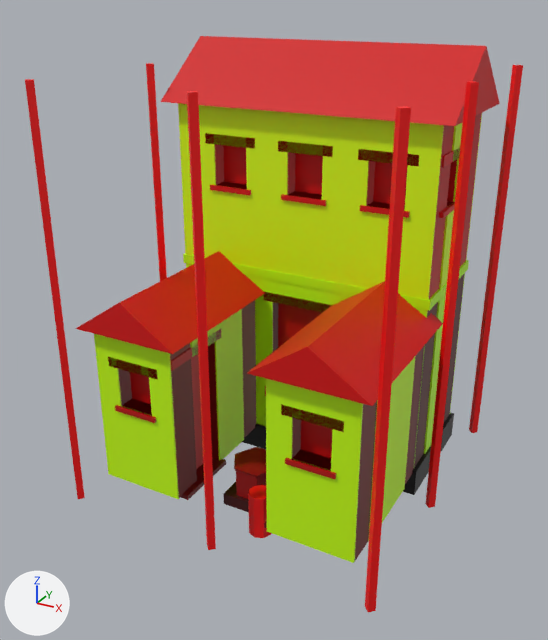
What one commit did to the glTF model game/models/common_housing_6_lod1.glb.
Camera for both pictures: a 50 mm camera at (2.97, -4.82, 2.92) aimed at (0.96, -1.15, 1.09). The lights are fixed; the arrows at lower left show +X, +Y and +Z. The first picture is the older version. Vertices at exactly the same position are counted once.

In view in the first picture: 'common_housing_6_lod1'.
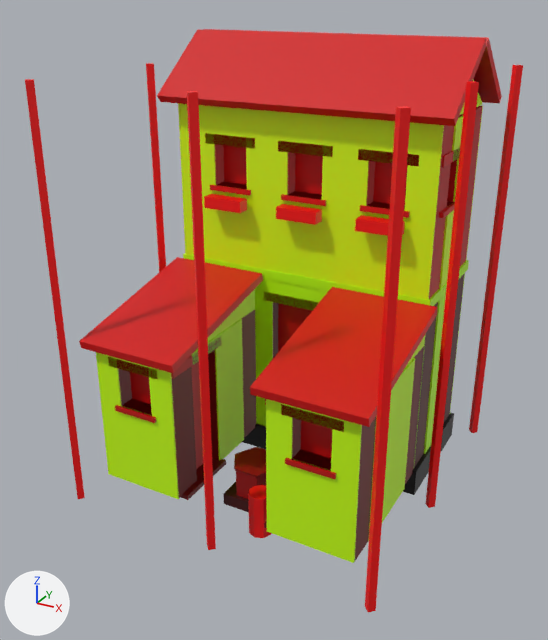
Pixel boxes [x1, y1, x2, y2] of what changed, in the pictures (548 x 640 px; the box of a moved part takes in the faces that stretch with it):
'common_housing_6_lod1', reshaped
    before: [25, 36, 523, 612]
    after: [25, 29, 523, 612]
part 1 of me_common_housing_6_lod1, moved or reshaped
    before: [171, 329, 221, 371]
    after: [171, 340, 221, 379]
part 2 of me_common_housing_6_lod1, added (red)
    after: [204, 194, 247, 213]
part 3 of me_common_housing_6_lod1, added (red)
    after: [276, 204, 322, 225]
part 4 of me_common_housing_6_lod1, added (red)
    after: [355, 215, 405, 236]
part 5 of me_common_housing_6_lod1, rebuilt (12% taller)
    before: [247, 281, 443, 406]
    after: [250, 287, 437, 427]
part 6 of me_common_housing_6_lod1, rebuilt (12% taller)
    before: [75, 251, 265, 354]
    after: [79, 257, 263, 373]
part 7 of me_common_housing_6_lod1, moved or reshaped
    before: [94, 300, 425, 563]
    after: [96, 289, 425, 563]
part 8 of me_common_housing_6_lod1, built on
    before: [161, 36, 500, 126]
    after: [157, 29, 502, 126]

The change in detail:
me_common_housing_6_lod1 is used by ob_common_housing_6_lod1; location (0.0, 0.0, 0.0).
me_common_housing_6_lod1 had 916 vertices, 1846 faces and spanned x 0.0..2.0, y -2.0..0.0, z 0.0..2.63.
me_common_housing_6_lod1 now has 956 vertices, 1912 faces and spans x 0.0..2.0, y -2.0..0.0, z 0.0..2.67.
me_common_housing_6_lod1 part 1: the loose piece of 8 vertices spanning x 0.5..0.71, y -1.85..-1.36, z 1.0..1.06 is moved by (0.0, 0.0, -0.05).
me_common_housing_6_lod1 part 2: a new loose piece, a box spanning x 0.41..0.665, y -1.04..-0.96, z 1.68..1.75, in mat_defaultmaterial.
me_common_housing_6_lod1 part 3: a new loose piece, a box spanning x 0.91..1.165, y -1.04..-0.96, z 1.68..1.75, in mat_defaultmaterial.
me_common_housing_6_lod1 part 4: a new loose piece, a box spanning x 1.41..1.665, y -1.04..-0.96, z 1.68..1.75, in mat_defaultmaterial.
me_common_housing_6_lod1 part 5: the loose piece of 6 vertices spanning x 1.23..1.9, y -1.92..-0.85, z 1.15..1.38 is rebuilt with 8 vertices and now spans x 1.24..1.88, y -1.92..-0.94, z 1.02..1.28.
me_common_housing_6_lod1 part 6: the loose piece of 6 vertices spanning x 0.1..0.77, y -1.92..-0.85, z 1.15..1.38 is rebuilt with 8 vertices and now spans x 0.12..0.76, y -1.92..-0.94, z 1.02..1.28.
Part 7, on me_common_housing_6_lod1:
8 vertices are removed from x 0.17..1.83, y -1.85..-0.93, z 1.15..1.28.
28 faces are deleted.
54 vertices in x 0.17..1.84, y -1.86..-0.92, z 1.15 move by (0.0, 0.0, -0.13).
20 vertices in x 0.51..1.49, y -1.79..-1.41, z 0.99..1.0 move by (0.0, 0.0, -0.05).
12 vertices are added at x 0.17..1.83, y -0.94..-0.93, z 1.02..1.2.
28 new faces join them.
Part 8, on me_common_housing_6_lod1:
6 faces are deleted.
8 vertices are added at x 0.09..1.9, y -1.04..-0.06, z 2.32..2.67.
24 new faces join them.
Other edits to the shape of me_common_housing_6_lod1 do not show in these pictures.
